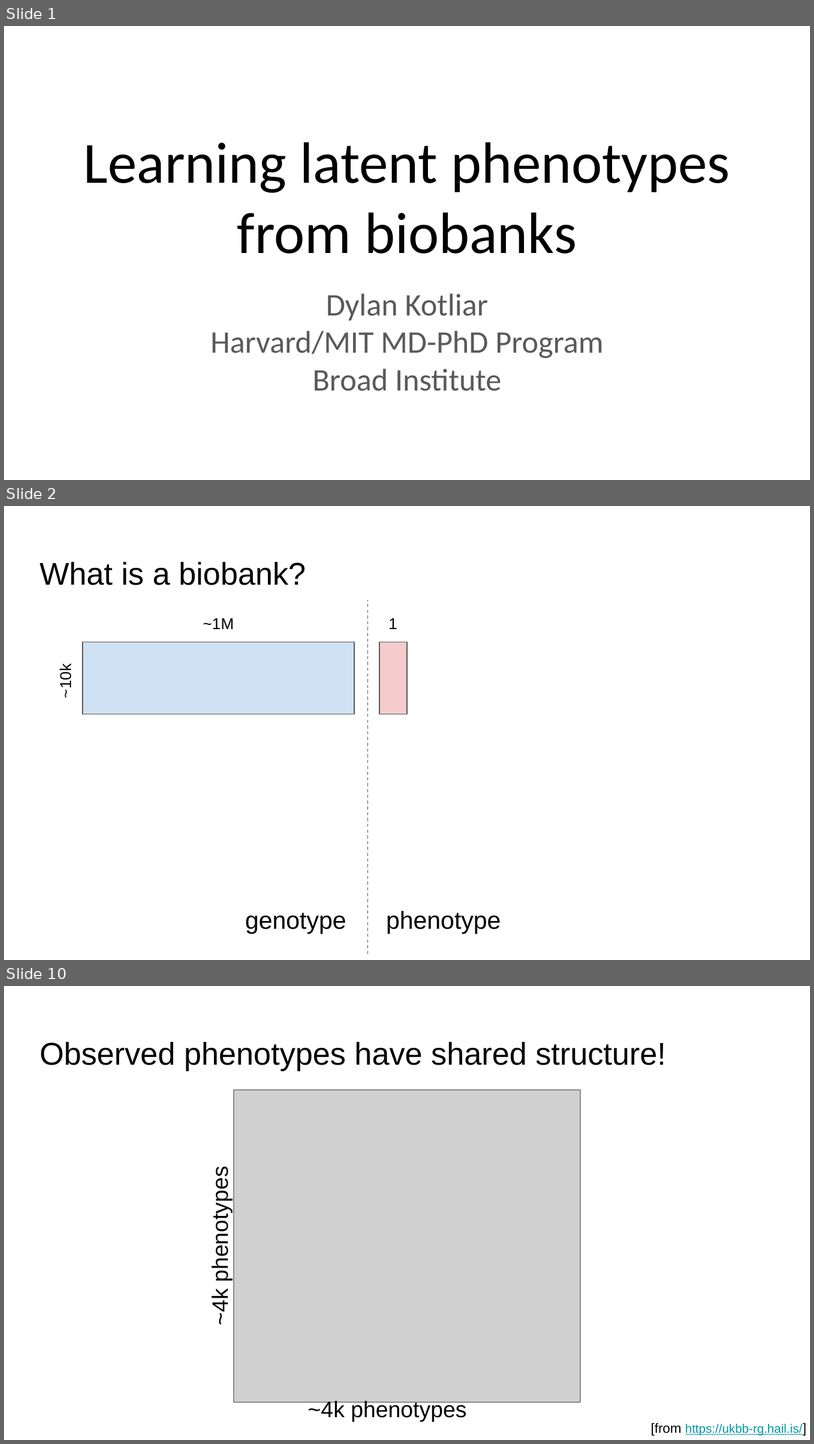
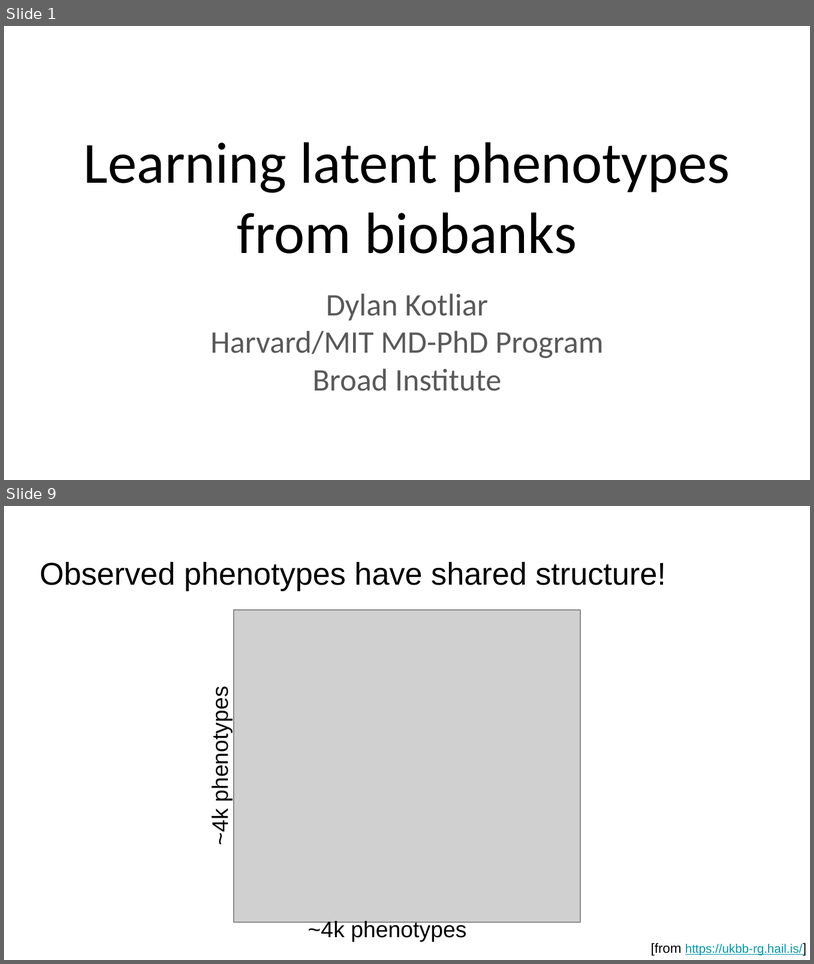
Before and after one commit to lmrl-bio/lmrl-bio.github.io, a slide deck: hostedfiles/c2.slides.pptx. Shown one above the other, each under a label of ours: slides 1, 2 and 10 before the commit, slides 1 and 9 after it; the slides between them are not shown. The pictures are 814x1444 and 814x964 pixels, drawn with LibreOffice and Linux fonts; fonts in the diff are those of the drawing; grey boxes stand for pictures. Boxes give left, top, right and bottom in pixels: in the first picture for what was removed or moved away, otherwise in the second. Text is boxed around its words. In the diff, an @@ line names an element or a change of style, - is before the commit and + after.

```diff
--- a/hostedfiles/c2.slides.pptx
+++ b/hostedfiles/c2.slides.pptx
@@ slide 2 removed at bbox=[4, 506, 810, 960], background #FFFFFF @@
@@ title removed at bbox=[39, 562, 306, 585] @@
-What is a biobank?
@@ line removed from (368, 954) to (368, 600) @@
@@ text removed at bbox=[203, 618, 234, 629] @@
-~1M
@@ text removed at bbox=[389, 618, 398, 629] @@
-1
@@ rectangle removed at bbox=[82, 642, 354, 714] @@
@@ rectangle removed at bbox=[380, 642, 407, 714] @@
@@ text removed at bbox=[57, 667, 74, 697] @@
-~10k
@@ text removed at bbox=[245, 912, 347, 933] @@
-genotype
@@ text removed at bbox=[386, 910, 501, 933] @@
-phenotype
@@ what was slide 10 is now slide 9 @@
```
Also in this commit, not shown: 9 slides changed, 3 other files.
